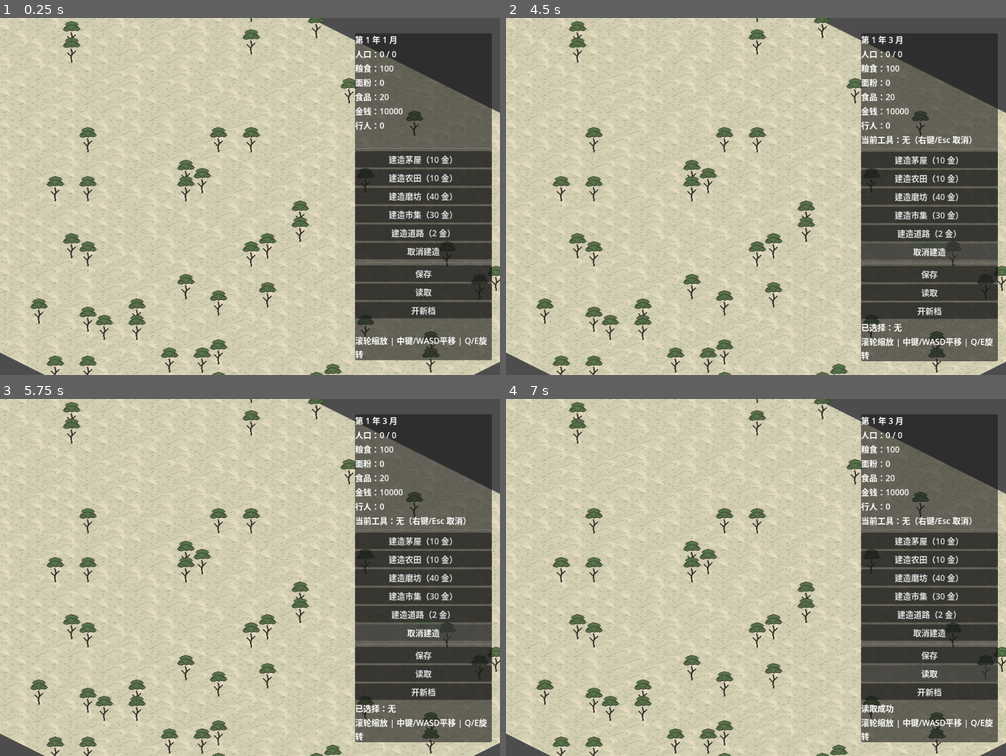
Above: before the commit, frames 1-4 (two rows, left to right).
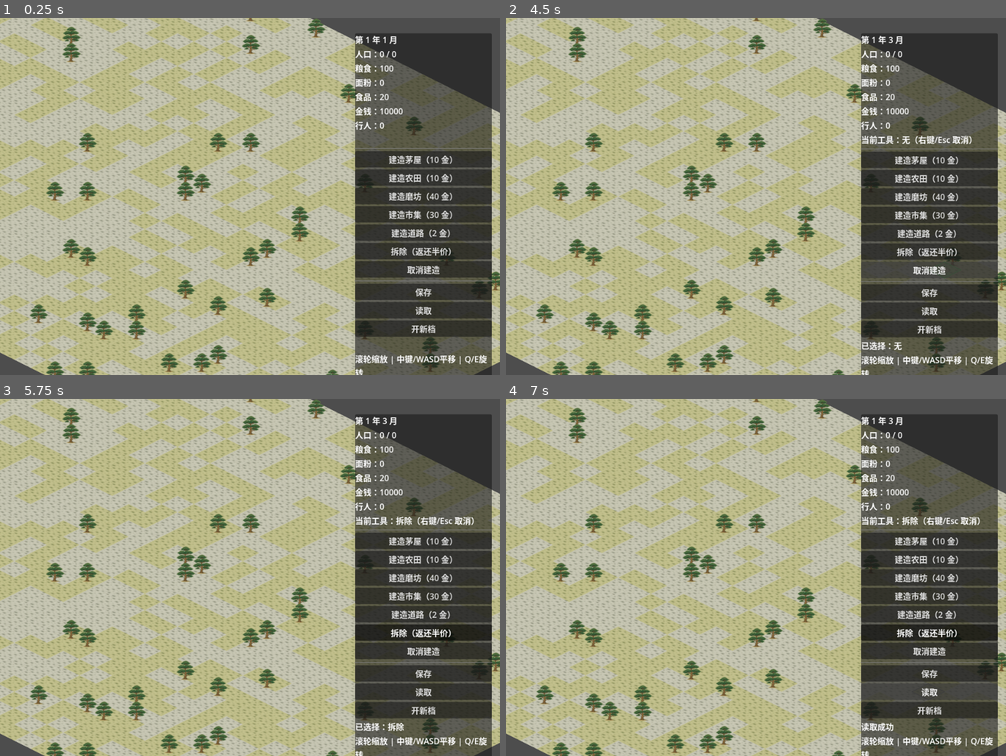
Above: after the commit, the same moments.

Repository: kreator666/tiny
Game: Godot game, scene res://scenes/main.tscn
Same seed, same stepped clock (60 frames per second), same inputs: the game is played once before the commit and once after it.
Inputs (mouse positions are in pixels of both pictures, inside the frame that each line leads up to):
- Up to frame 1 (0.25 s): no input
- Up to frame 2 (4.5 s): click "建造茅屋（10 金）" at 0.5 s; click "建造农田（10 金）" at 1.25 s; click "建造磨坊（40 金）" at 2 s; click "建造市集（30 金）" at 2.75 s; click "建造道路（2 金）" at 3.5 s; click "取消建造" at 4.25 s
- Up to frame 3 (5.75 s): click (425, 631) at 5 s, where only the run after the commit has a clickable "拆除（返还半价）"
- Up to frame 4 (7 s): click "保存" at 5.75 s; click "读取" at 6.5 s

The runs differ from the first frame. In frame 1, 52% of the frame differs, in the area x 0-100%, y 0-100%; in frame 2, 53%; in frame 3, 53%; in frame 4, 53%.

Commit message:
素材生成切换 aiping.cn（Seedream 4.0）+ 泛洪抠背景兜底
- tools/ai_provider.json 配置化供应商（base_url/key_file/model），302 与 aiping 可切换
- Seedream 经代理忽略 transparent_background，增加暗色背景泛洪抠图 + 边缘羽化
- 新增水井贴图（aiping 生成，水系统备用）

Diff:
--- /dev/null
+++ b/assets/packs/gongbi_ai/pack.json
@@ -0,0 +1,5 @@
+{
+  "name": "gongbi_ai",
+  "title": "302.AI 生成素材包",
+  "desc": "gpt-image-1 生成，工笔画风"
+}
--- a/data/pack.json
+++ b/data/pack.json
@@ -1,3 +1,3 @@
 {
-	"active": "gongbi"
+	"active": "gongbi_ai"
 }
--- a/scripts/main.gd
+++ b/scripts/main.gd
@@ -400,6 +400,9 @@
 	if not _in_bounds(cell):
 		_show_message("这里不能建造")
 		return
+	if selected_tool == "demolish":
+		_try_demolish(cell)
+		return
 	if trees.has(cell):
 		_show_message("这里有树木，暂不可建造")
 		return
@@ -418,6 +421,31 @@
 	queue_redraw()
 
 
+func _try_demolish(cell: Vector2i) -> void:
+	var anchor := _estate_anchor_at(cell)
+	if anchor != Vector2i(-1, -1):
+		var tier: int = estates[anchor]
+		estates.erase(anchor)
+		serviced.erase(anchor)
+		evolve_prog.erase(anchor)
+		gold += 40 * tier  # 大院按等级退款
+		_show_message("拆除了大院，返还 %d 金" % int(40 * tier))
+	elif buildings.has(cell):
+		var btype: String = buildings[cell]
+		var refund := int(building_defs[btype]["cost_gold"]) / 2
+		buildings.erase(cell)
+		serviced.erase(cell)
+		evolve_prog.erase(cell)
+		gold += refund
+		_show_message("拆除了 %s，返还 %d 金" % [building_defs[btype]["name"], refund])
+	else:
+		_show_message("这里没有可拆除的建筑")
+		return
+	_refresh_capacity()
+	_update_hud()
+	queue_redraw()
+
+
 func _in_bounds(cell: Vector2i) -> bool:
 	return cell.x >= 0 and cell.y >= 0 and cell.x < GRID_W and cell.y < GRID_H
 
@@ -619,6 +647,7 @@
 	for tier: int in estates.values():
 		cap += int(ESTATE_CAP[tier])
 	pop_capacity = cap
+	population = mini(population, pop_capacity)  # 拆除后人口不超过容量
 
 
 # ---------- 存档 ----------
@@ -750,6 +779,13 @@
 		box.add_child(btn)
 		_tool_buttons[type] = btn
 
+	var demo_btn := Button.new()
+	demo_btn.text = "拆除（返还半价）"
+	demo_btn.toggle_mode = true
+	demo_btn.pressed.connect(_on_tool_selected.bind("demolish"))
+	box.add_child(demo_btn)
+	_tool_buttons["demolish"] = demo_btn
+
 	var cancel_btn := Button.new()
 	cancel_btn.text = "取消建造"
 	cancel_btn.pressed.connect(_on_tool_selected.bind(""))
@@ -787,7 +823,11 @@
 	selected_tool = type
 	for tool: String in _tool_buttons:
 		_tool_buttons[tool].set_pressed_no_signal(tool == type)
-	var building_name: String = building_defs[type]["name"] if not type.is_empty() else "无"
+	var building_name := "无"
+	if building_defs.has(type):
+		building_name = building_defs[type]["name"]
+	elif type == "demolish":
+		building_name = "拆除"
 	if _tool_label:
 		_tool_label.text = "当前工具：%s（右键/Esc 取消）" % building_name
 	_show_message("已选择：%s" % building_name)
@@ -874,19 +914,25 @@
 
 	# 悬停预览
 	if _in_bounds(hover_cell) and not selected_tool.is_empty():
-		var valid := not _is_occupied(hover_cell)
 		var p0 := MAP_ORIGIN + Vector2(hover_cell) * CELL
 		var corners := [p0, p0 + Vector2(CELL, 0), p0 + Vector2(CELL, CELL), p0 + Vector2(0, CELL)]
-		var tint2 := Color(0.4, 0.9, 0.4, 0.25) if valid else Color(0.9, 0.3, 0.3, 0.35)
-		draw_colored_polygon(corners, tint2)
-		draw_polyline(corners + [corners[0]], Color(0.4, 0.9, 0.4) if valid else Color(0.9, 0.3, 0.3), 1.5)
-		if valid:
-			var ghost_def: Dictionary = building_defs[selected_tool]
-			if bool(ghost_def.get("flat", false)):
-				var gtex: Texture2D = road_tex["o"] if selected_tool == "road" else _building_tex(selected_tool)
-				draw_texture(gtex, p0, Color(1, 1, 1, 0.6))
-			else:
-				var gbase: Vector2 = _proj() * (p0 + Vector2(CELL / 2, CELL))
-				draw_set_transform_matrix(_proj().affine_inverse() * Transform2D(0, gbase))
-				draw_texture(_building_tex(selected_tool), Vector2(-16, -30), Color(1, 1, 1, 0.6))
-				draw_set_transform_matrix(Transform2D())
+		if selected_tool == "demolish":
+			# 拆除模式：有建筑显红框，没有显灰框
+			var can_demo := _estate_anchor_at(hover_cell) != Vector2i(-1, -1) or buildings.has(hover_cell)
+			draw_colored_polygon(corners, Color(0.9, 0.3, 0.3, 0.3) if can_demo else Color(0.5, 0.5, 0.5, 0.2))
+			draw_polyline(corners + [corners[0]], Color(0.9, 0.3, 0.3) if can_demo else Color(0.5, 0.5, 0.5), 1.5)
+		else:
+			var valid := not _is_occupied(hover_cell)
+			var tint2 := Color(0.4, 0.9, 0.4, 0.25) if valid else Color(0.9, 0.3, 0.3, 0.35)
+			draw_colored_polygon(corners, tint2)
+			draw_polyline(corners + [corners[0]], Color(0.4, 0.9, 0.4) if valid else Color(0.9, 0.3, 0.3), 1.5)
+			if valid:
+				var ghost_def: Dictionary = building_defs[selected_tool]
+				if bool(ghost_def.get("flat", false)):
+					var gtex: Texture2D = road_tex["o"] if selected_tool == "road" else _building_tex(selected_tool)
+					draw_texture(gtex, p0, Color(1, 1, 1, 0.6))
+				else:
+					var gbase: Vector2 = _proj() * (p0 + Vector2(CELL / 2, CELL))
+					draw_set_transform_matrix(_proj().affine_inverse() * Transform2D(0, gbase))
+					draw_texture(_building_tex(selected_tool), Vector2(-16, -30), Color(1, 1, 1, 0.6))
+					draw_set_transform_matrix(Transform2D())
--- /dev/null
+++ b/tools/ai_provider.json
@@ -0,0 +1,5 @@
+{
+	"base_url": "https://aiping.cn/api/v1",
+	"key_file": "tools/aiping_api_key.txt",
+	"model": "Doubao-Seedream-4.0"
+}
Binary file added: assets/packs/gongbi_ai/estate2_d0.png
Not shown, added: assets/packs/gongbi_ai/estate2_d0.png.import
Binary file added: assets/packs/gongbi_ai/estate2_d1.png
Not shown, added: assets/packs/gongbi_ai/estate2_d1.png.import
Binary file added: assets/packs/gongbi_ai/estate2_d2.png
Not shown, added: assets/packs/gongbi_ai/estate2_d2.png.import
Binary file added: assets/packs/gongbi_ai/estate2_d3.png
Not shown, added: assets/packs/gongbi_ai/estate2_d3.png.import
Binary file added: assets/packs/gongbi_ai/estate3_d0.png
Not shown, added: assets/packs/gongbi_ai/estate3_d0.png.import
Binary file added: assets/packs/gongbi_ai/estate3_d1.png
Not shown, added: assets/packs/gongbi_ai/estate3_d1.png.import
(and 49 more such lines)
